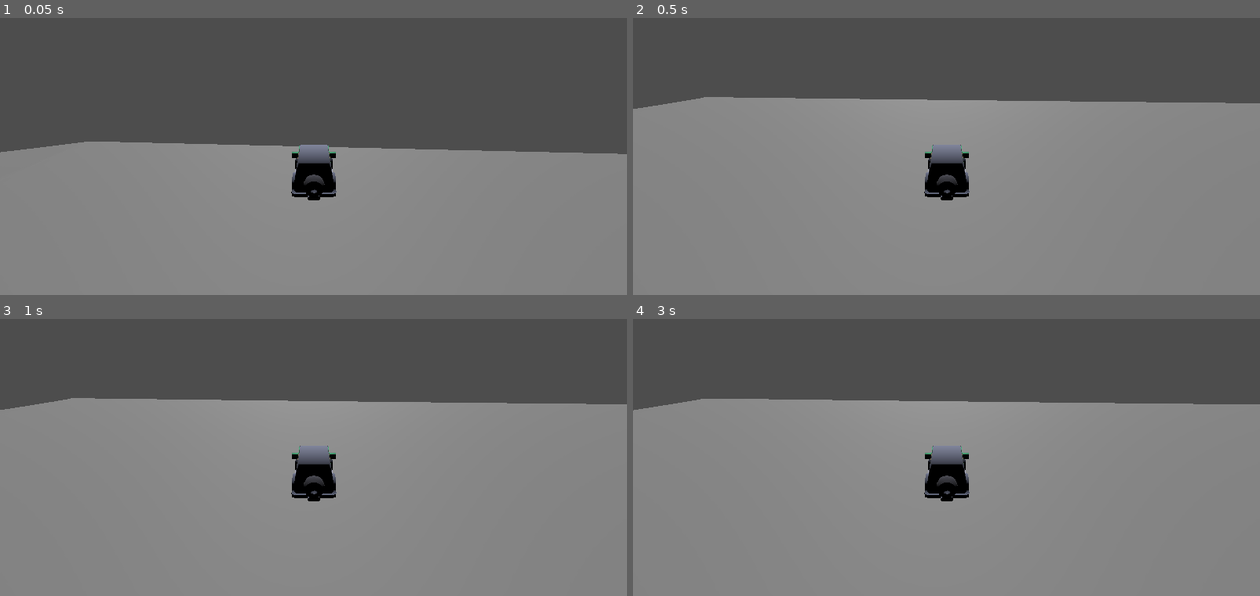
Above: before the commit, frames 1-4 (two rows, left to right).
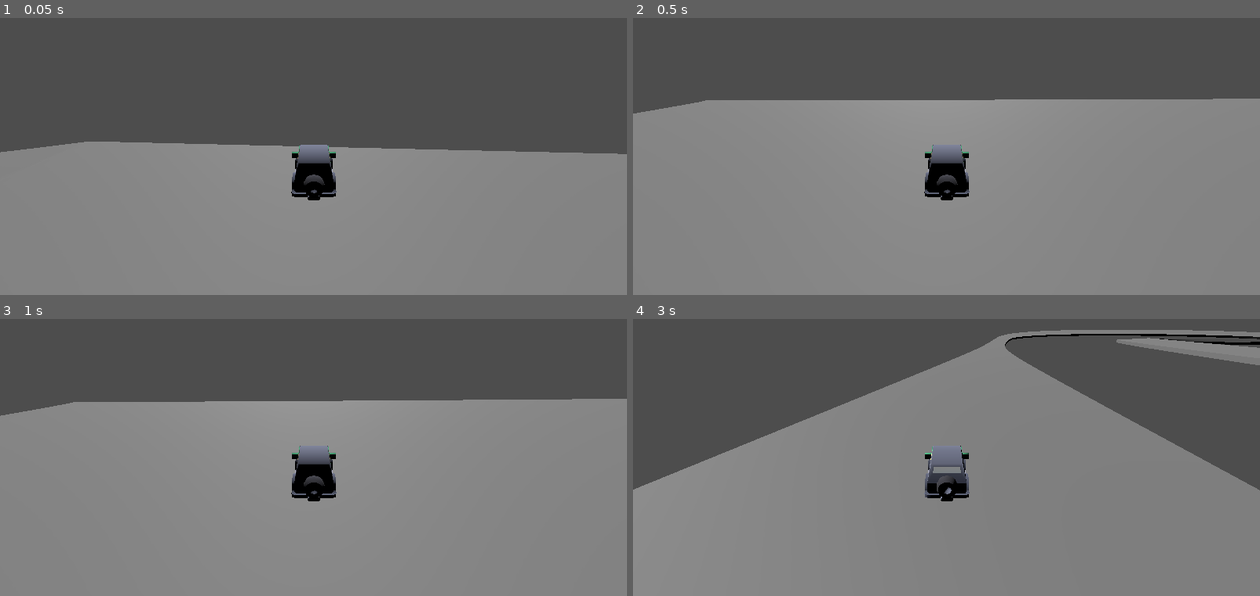
Above: after the commit, the same moments.

Repository: pGabrielVP/carro-godot
Game: Godot game, scene res://mapa.tscn
The game is run twice, just before and just after one commit, with the same random seed, the same clock (stepped at 60 frames per second) and the same inputs. The project has no main scene, so this scene is started directly.
Inputs:
- Up to frame 1 (0.05 s): no input
- Up to frame 2 (0.5 s): no input
- Up to frame 3 (1 s): hold D (direita_arcade) from 0.53 s (still down); hold Q (acelerador_leve) from 0.53 s (still down)
- Up to frame 4 (3 s): tap Enter at 1.25 s; release D (direita_arcade) at 1.28 s; release Q (acelerador_leve) at 1.28 s; hold Down (marcha_baixo) 1.28-2.03 s; tap W (acelerador_medio) at 1.35 s; tap Space (embreagem) at 2, 2.85 s; hold D (direita_arcade) 2.03-2.78 s; hold E (acelerador_pesado) 2.03-2.78 s; hold Up (marcha_cima) from 2.78 s (still down)

Frame 1 is identical in both runs. In frame 2, 0.8% of the frame differs, in the area x 0-100%, y 28-35%; in frame 3, 1.0%; in frame 4, 16%, in the area x 0-100%, y 3-66%.

Commit message:
nova pista
adiciona uma nova pista

Diff:
--- a/arcade_style_control/carro.tscn
+++ b/arcade_style_control/carro.tscn
@@ -25,9 +25,10 @@
 transform = Transform3D(1, 0, 0, 0, 1, 0, 0, 0, 1, 0, -1, 0)
 
 [node name="RayCast3D" type="RayCast3D" parent="suv"]
+transform = Transform3D(1, 0, 0, 0, 1, 0, 0, 0, 1, 0, 0.5, 0)
 collide_with_areas = true
 
 [node name="Camera3D" type="Camera3D" parent="suv"]
-transform = Transform3D(-0.999998, -0.00089384, -0.00162567, -0.0013589, 0.94947, 0.313854, 0.00126299, 0.313855, -0.94947, 0, 4.48328, -6.69656)
+transform = Transform3D(-0.999998, -0.000893825, -0.00162572, -0.0013589, 0.94947, 0.313854, 0.00126304, 0.313855, -0.94947, 0, 4.48328, -6.69656)
 current = true
 script = ExtResource("3_ucnnb")
--- /dev/null
+++ b/pista.tscn
@@ -0,0 +1,283 @@
+[gd_scene load_steps=18 format=3 uid="uid://dy2aemveihpan"]
+
+[ext_resource type="ArrayMesh" uid="uid://b27kwqyb1ebgd" path="res://pista/kenney_racing_kit/OBJ format/roadStart.obj" id="1_0fk5m"]
+[ext_resource type="ArrayMesh" uid="uid://berc1k4re8c78" path="res://pista/kenney_racing_kit/OBJ format/roadStartPositions.obj" id="2_i6cd8"]
+[ext_resource type="ArrayMesh" uid="uid://d2irkn0w35uoe" path="res://pista/kenney_racing_kit/OBJ format/roadRampLong.obj" id="4_3i42l"]
+[ext_resource type="ArrayMesh" uid="uid://dku6wc86oa260" path="res://pista/kenney_racing_kit/OBJ format/roadStraightLong.obj" id="6_ev7r8"]
+[ext_resource type="ArrayMesh" uid="uid://4sthwoiq8vm4" path="res://pista/kenney_racing_kit/OBJ format/roadCornerLarge.obj" id="7_kl7rc"]
+[ext_resource type="PackedScene" uid="uid://it2kdyiowds2" path="res://arcade_style_control/carro.tscn" id="11_4h2fr"]
+[ext_resource type="ArrayMesh" uid="uid://cqkqa7ojtddjl" path="res://pista/kenney_racing_kit/OBJ format/roadCornerLargeSand.obj" id="13_k2voo"]
+[ext_resource type="ArrayMesh" uid="uid://bndffucnyx58" path="res://pista/kenney_racing_kit/OBJ format/roadStraight.obj" id="14_7whop"]
+[ext_resource type="ArrayMesh" uid="uid://dw1aysdhr6uvi" path="res://pista/kenney_racing_kit/OBJ format/roadCornerLargeSandInner.obj" id="14_cyce6"]
+[ext_resource type="ArrayMesh" uid="uid://b5vj263rpdt4p" path="res://pista/kenney_racing_kit/OBJ format/roadCornerLargeWall.obj" id="15_m6g6j"]
+[ext_resource type="ArrayMesh" uid="uid://dxkprh834100i" path="res://pista/kenney_racing_kit/OBJ format/roadCornerLargeWallInner.obj" id="16_w8vk7"]
+
+[sub_resource type="ConvexPolygonShape3D" id="ConvexPolygonShape3D_4h2fr"]
+points = PackedVector3Array(-1.27587, 0.301618, 0.904955, -0.00549819, 0.575015, 1.09049, -0.10131, 0.0159787, 2.01548, -0.10131, -0.0158046, -0.0154753, -1.14885, 0.0159787, 2.01548, -1.2123, 0.682471, 0.93657, -1.14885, 0.0159787, -0.0154753, -0.0378617, 0.682471, 0.93657, -1.27587, -0.0158046, 1.09505, 0.0257143, -0.0158046, 1.09505, -1.17459, 0.660055, 1.08894, -0.196611, 0.0476936, -0.0154753, -0.0793221, 0.657821, 1.08833, -0.10131, -0.0158046, 2.01548, -0.196611, 0.0476936, 2.01548, -1.27587, 0.618973, 0.93657, 0.0257143, 0.58719, 0.93657, -1.02182, 0.682471, 0.904955, -1.05355, 0.0476936, -0.0154753, -1.05355, 0.0476936, 2.01548, -1.12514, 0, 0.0304929, -0.228335, 0.682471, 0.904955, 0.0257143, -0.0158046, 0.904955, -1.12514, 0, 1.96951, -1.27587, -0.0158046, 0.904955, -0.10131, 0.0159787, -0.0154753, -1.24199, 0.604102, 1.0901, -0.0411263, 0.632748, 1.08967, 0.0257143, 0.301618, 0.904955, -0.00613743, 0.650688, 0.93657)
+
+[sub_resource type="ConvexPolygonShape3D" id="ConvexPolygonShape3D_72ia2"]
+points = PackedVector3Array(0, 0, 2, -0.0817345, 0.02, 2, -1, 0, 2, 0, 0, 0, -0.918363, 0.02, 2, -0.0817345, 0.02, 0, -1, 0, 0, -0.918363, 0.02, 0)
+
+[sub_resource type="ConvexPolygonShape3D" id="ConvexPolygonShape3D_ev7r8"]
+points = PackedVector3Array(0, 0, 2, -0.0817345, 0.02, 2, -1, 0, 2, 0, 0, 0, -0.0817345, 0.02, 0, -0.918363, 0.02, 2, -1, 0, 0, -0.918363, 0.02, 0)
+
+[sub_resource type="ConvexPolygonShape3D" id="ConvexPolygonShape3D_kl7rc"]
+points = PackedVector3Array(-1.01587, 0.0158761, -0.0154753, 0.031746, 0.0158761, 2.01548, 0.031746, -0.0158668, 2.01548, 0.031746, 0.0158761, -0.0154753, -0.920504, 0.047619, 2.01548, -1.01587, -0.0158668, 2.01548, 0.031746, -0.0158668, -0.0154753, -0.06352, 0.047619, -0.0154753, -1.01587, -0.0158668, -0.0154753, -0.06352, 0.047619, 2.01548, -0.920504, 0.047619, -0.0154753, -1.01587, 0.0158761, 2.01548)
+
+[sub_resource type="ConvexPolygonShape3D" id="ConvexPolygonShape3D_gtj4b"]
+points = PackedVector3Array(0, 0, 2, -0.0817345, 0.02, 2, -1, 0, 2, 0, 0, 0, -0.918363, 0.02, 2, -0.0817345, 0.02, 0, -1, 0, 0, -0.918363, 0.02, 0)
+
+[sub_resource type="ConvexPolygonShape3D" id="ConvexPolygonShape3D_o7umk"]
+points = PackedVector3Array(-1, 0, 0, -1, 0, 1, -0.918363, 0.02, 0, 0, 0, 0, -0.918363, 0.02, 1, 0, 0, 1, -0.0817345, 0.02, 0, -0.0817345, 0.02, 1)
+
+[node name="pista" type="Node3D"]
+
+[node name="RoadStart" type="MeshInstance3D" parent="."]
+transform = Transform3D(3, 0, 0, 0, 3, 0, 0, 0, 3, 0, 0, 0)
+mesh = ExtResource("1_0fk5m")
+
+[node name="StaticBody3D" type="StaticBody3D" parent="RoadStart"]
+
+[node name="CollisionShape3D" type="CollisionShape3D" parent="RoadStart/StaticBody3D"]
+shape = SubResource("ConvexPolygonShape3D_4h2fr")
+debug_fill = false
+
+[node name="RoadStartPositions1" type="MeshInstance3D" parent="."]
+transform = Transform3D(3, 0, 0, 0, 3, 0, 0, 0, 3, -0.39, 0, -5.997)
+mesh = ExtResource("2_i6cd8")
+
+[node name="StaticBody3D" type="StaticBody3D" parent="RoadStartPositions1"]
+
+[node name="CollisionShape3D" type="CollisionShape3D" parent="RoadStartPositions1/StaticBody3D"]
+shape = SubResource("ConvexPolygonShape3D_72ia2")
+
+[node name="RoadStartPositions2" type="MeshInstance3D" parent="."]
+transform = Transform3D(3, 0, 0, 0, 3, 0, 0, 0, 3, -0.39, 0, -11.996)
+mesh = ExtResource("2_i6cd8")
+
+[node name="RoadStraightLong" type="MeshInstance3D" parent="."]
+transform = Transform3D(3, 0, 0, 0, 3, 0, 0, 0, 3, -0.392546, 0, 5.99653)
+mesh = ExtResource("6_ev7r8")
+
+[node name="StaticBody3D" type="StaticBody3D" parent="RoadStraightLong"]
+
+[node name="CollisionShape3D" type="CollisionShape3D" parent="RoadStraightLong/StaticBody3D"]
+shape = SubResource("ConvexPolygonShape3D_ev7r8")
+
+[node name="RoadStraightLong2" type="MeshInstance3D" parent="."]
+transform = Transform3D(3, 0, 0, 0, 3, 0, 0, 0, 3, -0.392546, 0, 11.992)
+mesh = ExtResource("6_ev7r8")
+
+[node name="StaticBody3D" type="StaticBody3D" parent="RoadStraightLong2"]
+
+[node name="CollisionShape3D" type="CollisionShape3D" parent="RoadStraightLong2/StaticBody3D"]
+shape = SubResource("ConvexPolygonShape3D_kl7rc")
+
+[node name="RoadCornerLarge" type="MeshInstance3D" parent="."]
+transform = Transform3D(3, 0, 0, 0, 3, 0, 0, 0, 3, -0.394278, 0, 17.96)
+mesh = ExtResource("7_kl7rc")
+
+[node name="RoadCornerLargeSand" type="MeshInstance3D" parent="."]
+transform = Transform3D(3, 0, 0, 0, 3, 0, 0, 0, 3, -0.401386, -0.00182939, 17.9615)
+mesh = ExtResource("13_k2voo")
+
+[node name="RoadCornerLargeSandInner" type="MeshInstance3D" parent="."]
+transform = Transform3D(3, 0, 0, 0, 3, 0, 0, 0, 3, -0.393343, 0.0070473, 17.9635)
+mesh = ExtResource("14_cyce6")
+
+[node name="RoadCornerLargeWall" type="MeshInstance3D" parent="."]
+transform = Transform3D(3, 0, 0, 0, 3, 0, 0, 0, 3, -0.416694, -0.00520563, 17.9461)
+mesh = ExtResource("15_m6g6j")
+
+[node name="RoadCornerLargeWallInner" type="MeshInstance3D" parent="."]
+transform = Transform3D(3, 0, 0, 0, 3, 0, 0, 0, 3, -0.369616, 0.00184083, 17.9774)
+mesh = ExtResource("16_w8vk7")
+
+[node name="RoadStraightLong3" type="MeshInstance3D" parent="."]
+transform = Transform3D(3, 0, 0, 0, 3, 0, 0, 0, 3, -9.38591, -0.000359774, 11.9569)
+mesh = ExtResource("6_ev7r8")
+
+[node name="RoadCornerLarge2" type="MeshInstance3D" parent="."]
+transform = Transform3D(-1.31134e-07, 0, -3, 0, 3, 0, 3, 0, -1.31134e-07, -6.38849, 0, 23.9568)
+mesh = ExtResource("7_kl7rc")
+
+[node name="RoadCornerLargeSand2" type="MeshInstance3D" parent="."]
+transform = Transform3D(-1.31134e-07, 0, -3, 0, 3, 0, 3, 0, -1.31134e-07, -6.36452, -0.00316262, 23.9459)
+mesh = ExtResource("13_k2voo")
+
+[node name="RoadCornerLargeSandInner2" type="MeshInstance3D" parent="."]
+transform = Transform3D(-1.31134e-07, 0, -3, 0, 3, 0, 3, 0, -1.31134e-07, -6.3887, 0.0040127, 23.9613)
+mesh = ExtResource("14_cyce6")
+
+[node name="RoadCornerLargeWall2" type="MeshInstance3D" parent="."]
+transform = Transform3D(-1.31134e-07, 0, -3, 0, 3, 0, 3, 0, -1.31134e-07, -6.35582, -0.00391102, 23.9428)
+mesh = ExtResource("15_m6g6j")
+
+[node name="RoadCornerLargeWallInner2" type="MeshInstance3D" parent="."]
+transform = Transform3D(-1.31134e-07, 0, -3, 0, 3, 0, 3, 0, -1.31134e-07, -6.3842, -0.00694275, 23.9836)
+mesh = ExtResource("16_w8vk7")
+
+[node name="RoadCornerLarge3" type="MeshInstance3D" parent="."]
+transform = Transform3D(-1.31134e-07, 0, 3, 0, 3, 0, -3, 0, -1.31134e-07, -15.384, 0, 5.964)
+mesh = ExtResource("7_kl7rc")
+
+[node name="RoadCornerLargeSand3" type="MeshInstance3D" parent="."]
+transform = Transform3D(-1.31134e-07, 0, 3, 0, 3, 0, -3, 0, -1.31134e-07, -15.3838, 0.00011158, 5.97527)
+mesh = ExtResource("13_k2voo")
+
+[node name="RoadCornerLargeSandInner3" type="MeshInstance3D" parent="."]
+transform = Transform3D(-1.31134e-07, 0, 3, 0, 3, 0, -3, 0, -1.31134e-07, -15.388, 0, 5.954)
+mesh = ExtResource("14_cyce6")
+
+[node name="RoadCornerLargeWall3" type="MeshInstance3D" parent="."]
+transform = Transform3D(-1.31134e-07, 0, 3, 0, 3, 0, -3, 0, -1.31134e-07, -15.3793, 0, 5.97728)
+mesh = ExtResource("15_m6g6j")
+
+[node name="RoadCornerLargeWallInner3" type="MeshInstance3D" parent="."]
+transform = Transform3D(-1.31134e-07, 0, 3, 0, 3, 0, -3, 0, -1.31134e-07, -15.377, 0, 5.938)
+mesh = ExtResource("16_w8vk7")
+
+[node name="RoadStraight" type="MeshInstance3D" parent="."]
+transform = Transform3D(-1.31134e-07, 0, 3, 0, 3, 0, -3, 0, -1.31134e-07, -18.383, 0, 5.965)
+mesh = ExtResource("14_7whop")
+
+[node name="RoadCornerLarge4" type="MeshInstance3D" parent="."]
+transform = Transform3D(-1.31134e-07, 0, -3, 0, 3, 0, 3, 0, -1.31134e-07, -18.375, 0, 8.963)
+mesh = ExtResource("7_kl7rc")
+
+[node name="RoadCornerLargeSand4" type="MeshInstance3D" parent="."]
+transform = Transform3D(-1.31134e-07, 0, -3, 0, 3, 0, 3, 0, -1.31134e-07, -18.375, 0, 8.959)
+mesh = ExtResource("13_k2voo")
+
+[node name="RoadCornerLargeSandInner4" type="MeshInstance3D" parent="."]
+transform = Transform3D(-1.31134e-07, 0, -3, 0, 3, 0, 3, 0, -1.31134e-07, -18.379, 0, 8.97)
+mesh = ExtResource("14_cyce6")
+
+[node name="RoadCornerLargeWall4" type="MeshInstance3D" parent="."]
+transform = Transform3D(-1.31134e-07, 0, -3, 0, 3, 0, 3, 0, -1.31134e-07, -18.375, 0, 8.944)
+mesh = ExtResource("15_m6g6j")
+
+[node name="RoadCornerLargeWallInner4" type="MeshInstance3D" parent="."]
+transform = Transform3D(-1.31134e-07, 0, -3, 0, 3, 0, 3, 0, -1.31134e-07, -18.383, 0, 8.992)
+mesh = ExtResource("16_w8vk7")
+
+[node name="RoadStraightLong5" type="MeshInstance3D" parent="."]
+transform = Transform3D(3, 0, 0, 0, 3, 0, 0, 0, 3, -21.373, 0, -3.037)
+mesh = ExtResource("6_ev7r8")
+
+[node name="RoadStraightLong6" type="MeshInstance3D" parent="."]
+transform = Transform3D(3, 0, 0, 0, 3, 0, 0, 0, 3, -21.373, 0, -9.035)
+mesh = ExtResource("6_ev7r8")
+
+[node name="RoadCornerLarge5" type="MeshInstance3D" parent="."]
+transform = Transform3D(-1.31134e-07, 0, 3, 0, 3, 0, -3, 0, -1.31134e-07, -6.379, 0, -30.032)
+mesh = ExtResource("7_kl7rc")
+
+[node name="RoadCornerLargeSand5" type="MeshInstance3D" parent="."]
+transform = Transform3D(-1.31134e-07, 0, 3, 0, 3, 0, -3, 0, -1.31134e-07, -6.381, 0, -30.025)
+mesh = ExtResource("13_k2voo")
+
+[node name="RoadCornerLargeSandInner5" type="MeshInstance3D" parent="."]
+transform = Transform3D(-1.31134e-07, 0, 3, 0, 3, 0, -3, 0, -1.31134e-07, -6.378, 0, -30.033)
+mesh = ExtResource("14_cyce6")
+
+[node name="RoadCornerLargeWall5" type="MeshInstance3D" parent="."]
+transform = Transform3D(-1.31134e-07, 0, 3, 0, 3, 0, -3, 0, -1.31134e-07, -6.376, 0, -30.025)
+mesh = ExtResource("15_m6g6j")
+
+[node name="RoadCornerLargeWallInner5" type="MeshInstance3D" parent="."]
+transform = Transform3D(-1.31134e-07, 0, 3, 0, 3, 0, -3, 0, -1.31134e-07, -6.374, 0, -30.034)
+mesh = ExtResource("16_w8vk7")
+
+[node name="RoadStraightLong4" type="MeshInstance3D" parent="."]
+transform = Transform3D(3, 0, 0, 0, 3, 0, 0, 0, 3, -9.376, 0, -24.034)
+mesh = ExtResource("6_ev7r8")
+
+[node name="RoadCornerLarge6" type="MeshInstance3D" parent="."]
+transform = Transform3D(-3, 0, 2.62268e-07, 0, 3, 0, -2.62268e-07, 0, -3, -12.376, 0, -24.033)
+mesh = ExtResource("7_kl7rc")
+
+[node name="RoadCornerLargeSand6" type="MeshInstance3D" parent="."]
+transform = Transform3D(-3, 0, 2.62268e-07, 0, 3, 0, -2.62268e-07, 0, -3, -12.377, 0, -24.029)
+mesh = ExtResource("13_k2voo")
+
+[node name="RoadCornerLargeSandInner6" type="MeshInstance3D" parent="."]
+transform = Transform3D(-3, 0, 2.62268e-07, 0, 3, 0, -2.62268e-07, 0, -3, -12.377, 0, -24.034)
+mesh = ExtResource("14_cyce6")
+
+[node name="RoadCornerLargeWall6" type="MeshInstance3D" parent="."]
+transform = Transform3D(-3, 0, 2.62268e-07, 0, 3, 0, -2.62268e-07, 0, -3, -12.374, 0, -24.027)
+mesh = ExtResource("15_m6g6j")
+
+[node name="RoadCornerLargeWallInner6" type="MeshInstance3D" parent="."]
+transform = Transform3D(-3, 0, 2.62268e-07, 0, 3, 0, -2.62268e-07, 0, -3, -12.377, 0, -24.036)
+mesh = ExtResource("16_w8vk7")
+
+[node name="RoadCornerLarge7" type="MeshInstance3D" parent="."]
+transform = Transform3D(3, 0, 0, 0, 3, 0, 0, 0, 3, -9.378, 0, -18.034)
+mesh = ExtResource("7_kl7rc")
+
+[node name="RoadCornerLargeSand7" type="MeshInstance3D" parent="."]
+transform = Transform3D(3, 0, 0, 0, 3, 0, 0, 0, 3, -9.378, 0, -18.043)
+mesh = ExtResource("13_k2voo")
+
+[node name="RoadCornerLargeSandInner7" type="MeshInstance3D" parent="."]
+transform = Transform3D(3, 0, 0, 0, 3, 0, 0, 0, 3, -9.377, 0, -18.034)
+mesh = ExtResource("14_cyce6")
+
+[node name="RoadCornerLargeWall7" type="MeshInstance3D" parent="."]
+transform = Transform3D(3, 0, 0, 0, 3, 0, 0, 0, 3, -9.373, 0, -18.051)
+mesh = ExtResource("15_m6g6j")
+
+[node name="RoadCornerLargeWallInner7" type="MeshInstance3D" parent="."]
+transform = Transform3D(3, 0, 0, 0, 3, 0, 0, 0, 3, -9.376, 0, -18.035)
+mesh = ExtResource("16_w8vk7")
+
+[node name="RoadStraight2" type="MeshInstance3D" parent="."]
+transform = Transform3D(-1.31134e-07, 0, 3, 0, 3, 0, -3, 0, -1.31134e-07, -18.378, 0, -15.035)
+mesh = ExtResource("14_7whop")
+
+[node name="RoadCornerLarge8" type="MeshInstance3D" parent="."]
+transform = Transform3D(-3, 0, -2.62268e-07, 0, 3, 0, 2.62268e-07, 0, -3, -24.375, 0, -9.034)
+mesh = ExtResource("7_kl7rc")
+
+[node name="RoadCornerLargeSand8" type="MeshInstance3D" parent="."]
+transform = Transform3D(-3, 0, -2.62268e-07, 0, 3, 0, 2.62268e-07, 0, -3, -24.373, 0, -9.028)
+mesh = ExtResource("13_k2voo")
+
+[node name="RoadCornerLargeSandInner8" type="MeshInstance3D" parent="."]
+transform = Transform3D(-3, 0, -2.62268e-07, 0, 3, 0, 2.62268e-07, 0, -3, -24.377, 0, -9.042)
+mesh = ExtResource("14_cyce6")
+
+[node name="RoadCornerLargeWall8" type="MeshInstance3D" parent="."]
+transform = Transform3D(-3, 0, -2.62268e-07, 0, 3, 0, 2.62268e-07, 0, -3, -24.368, 0, -9.028)
+mesh = ExtResource("15_m6g6j")
+
+[node name="RoadCornerLargeWallInner8" type="MeshInstance3D" parent="."]
+transform = Transform3D(-3, 0, -2.62268e-07, 0, 3, 0, 2.62268e-07, 0, -3, -24.376, 0, -9.045)
+mesh = ExtResource("16_w8vk7")
+
+[node name="RoadStartPositions3" type="MeshInstance3D" parent="."]
+transform = Transform3D(3, 0, 0, 0, 3, 0, 0, 0, 3, -0.39, 0, -11.996)
+mesh = ExtResource("2_i6cd8")
+
+[node name="StaticBody3D" type="StaticBody3D" parent="RoadStartPositions3"]
+
+[node name="CollisionShape3D" type="CollisionShape3D" parent="RoadStartPositions3/StaticBody3D"]
+shape = SubResource("ConvexPolygonShape3D_gtj4b")
+
+[node name="RoadRampLong" type="MeshInstance3D" parent="."]
+transform = Transform3D(3, 0, 0, 0, 3, 0, 0, 0, 3, -0.38, 0, -24.037)
+mesh = ExtResource("4_3i42l")
+
+[node name="RoadStraight3" type="MeshInstance3D" parent="."]
+transform = Transform3D(3, 0, 0, 0, 3, 0, 0, 0, 3, -0.39, 0, -14.996)
+mesh = ExtResource("14_7whop")
+
+[node name="StaticBody3D" type="StaticBody3D" parent="RoadStraight3"]
+
+[node name="CollisionShape3D" type="CollisionShape3D" parent="RoadStraight3/StaticBody3D"]
+shape = SubResource("ConvexPolygonShape3D_o7umk")
+
+[node name="Carro" parent="." instance=ExtResource("11_4h2fr")]
+transform = Transform3D(1, 0, 0, 0, 1, 0, 0, 0, 1, -2.06236, 1.35383, -0.760311)
Binary file added: pista/kenney_racing_kit/OBJ format/Textures/checkers.png
Not shown, added: pista/kenney_racing_kit/OBJ format/Textures/checkers.png.import
Binary file added: pista/kenney_racing_kit/OBJ format/Textures/net.png
Not shown, added: pista/kenney_racing_kit/OBJ format/Textures/net.png.import
Binary file added: pista/kenney_racing_kit/OBJ format/Textures/tankco.png
Not shown, added: pista/kenney_racing_kit/OBJ format/Textures/tankco.png.import
Not shown, added: pista/kenney_racing_kit/OBJ format/bannerTowerGreen.mtl
Not shown, added: pista/kenney_racing_kit/OBJ format/bannerTowerGreen.obj
Not shown, added: pista/kenney_racing_kit/OBJ format/bannerTowerGreen.obj.import
Not shown, added: pista/kenney_racing_kit/OBJ format/bannerTowerRed.mtl
Not shown, added: pista/kenney_racing_kit/OBJ format/bannerTowerRed.obj
Not shown, added: pista/kenney_racing_kit/OBJ format/bannerTowerRed.obj.import
(and 330 more such lines)
